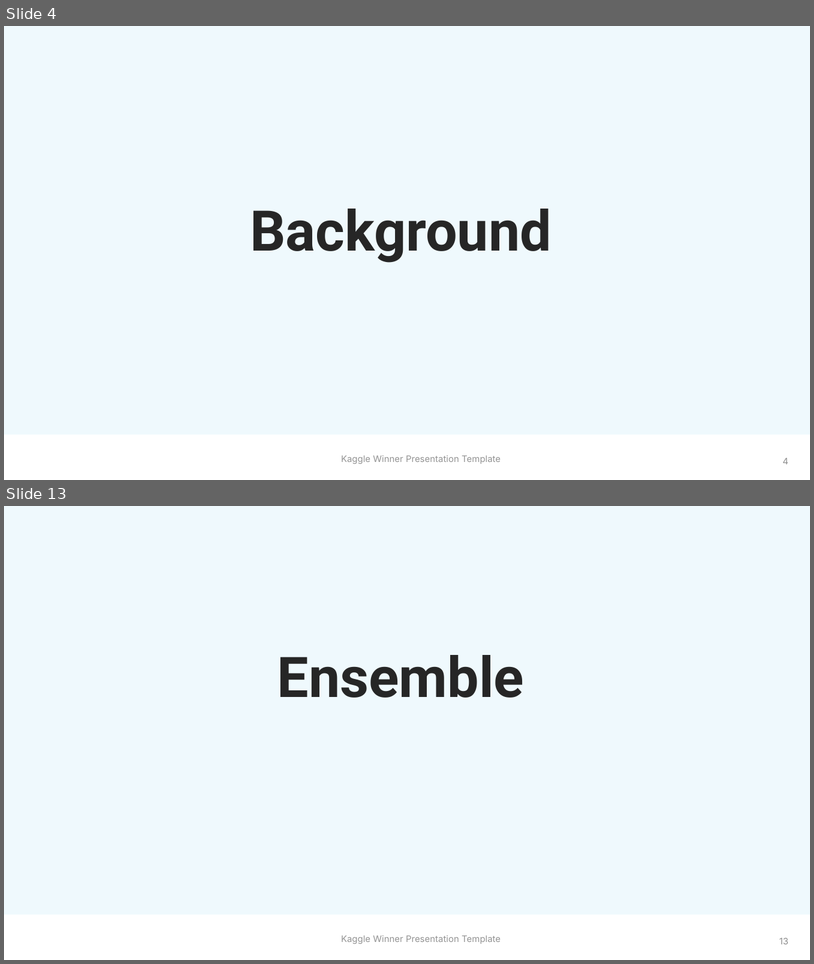
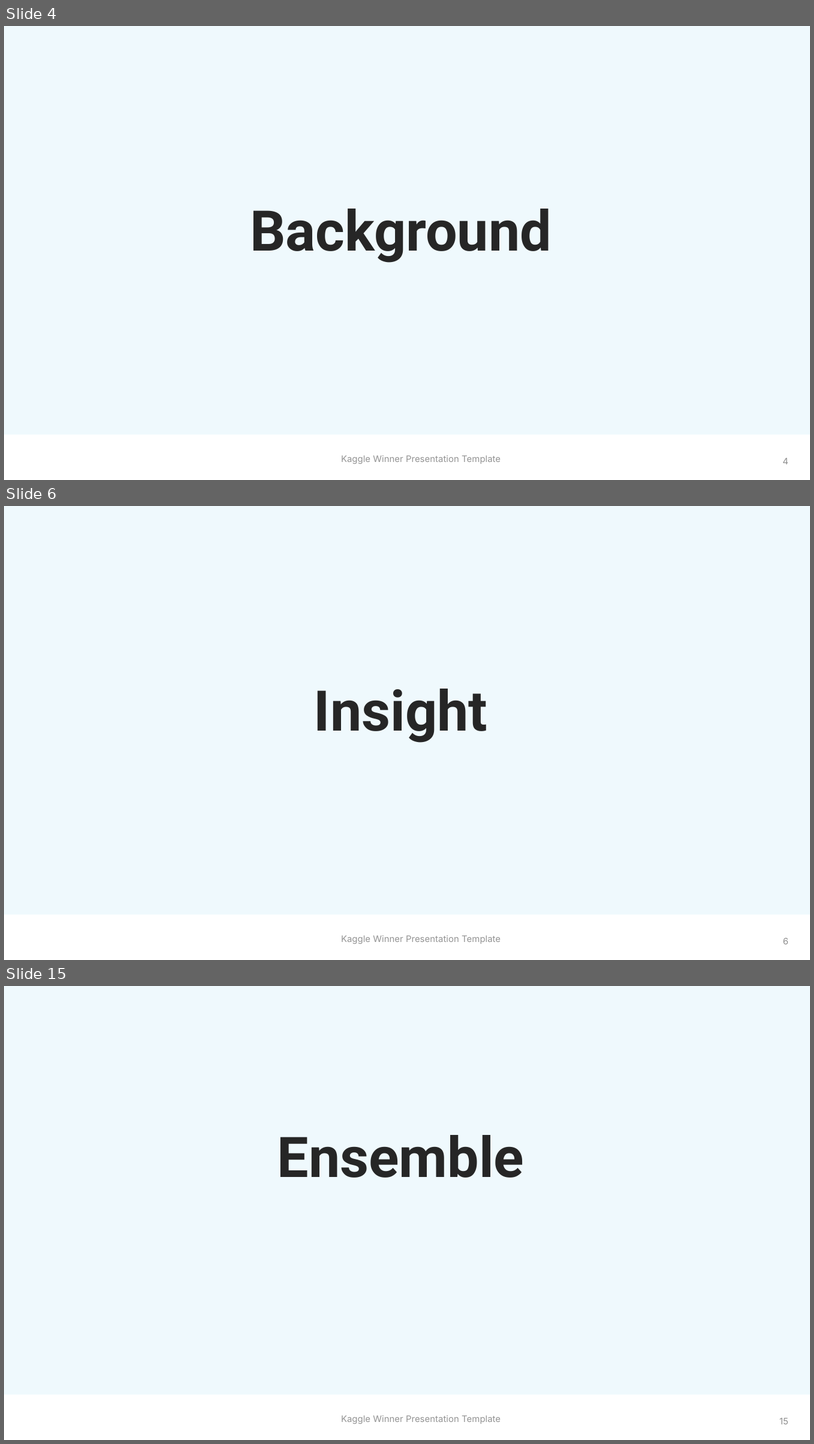
Before and after one commit to 610265158/HMS-eeg-comp, a slide deck: Kaggle Winner Call Template.pptx. Shown one above the other, each under a label of ours: slides 4 and 13 before the commit, slides 4, 6 and 15 after it; the slides between them are not shown. The pictures are 814x964 and 814x1444 pixels, drawn with LibreOffice and Linux fonts; fonts in the diff are those of the drawing; background and template pictures are left out. Boxes give left, top, right and bottom in pixels: in the first picture for what was removed or moved away, otherwise in the second. Text is boxed around its words. In the diff, an @@ line names an element or a change of style, - is before the commit and + after.

```diff
--- a/Kaggle Winner Call Template.pptx
+++ b/Kaggle Winner Call Template.pptx
@@ slide 6 added at (4, 506, 810, 960), background #FFFFFF; not listed: 1 template element that a slide beside it also shows @@
@@ rectangle added at (4, 506, 810, 914), fill #3CBEEC at 8% opacity @@
@@ text added at (314, 688, 488, 742), 50 pt, text #262626, bold @@
+Insight
@@ page number added at (783, 937, 789, 944), 8 pt, text #8E8E8E @@
+6
@@ what was slide 13 is now slide 15 @@
@@ page number at (780, 1417, 789, 1424): text changed @@
-13
+15
```
Also in this commit, not shown: 11 slides changed, 6 other slides added, 3 slides removed.
